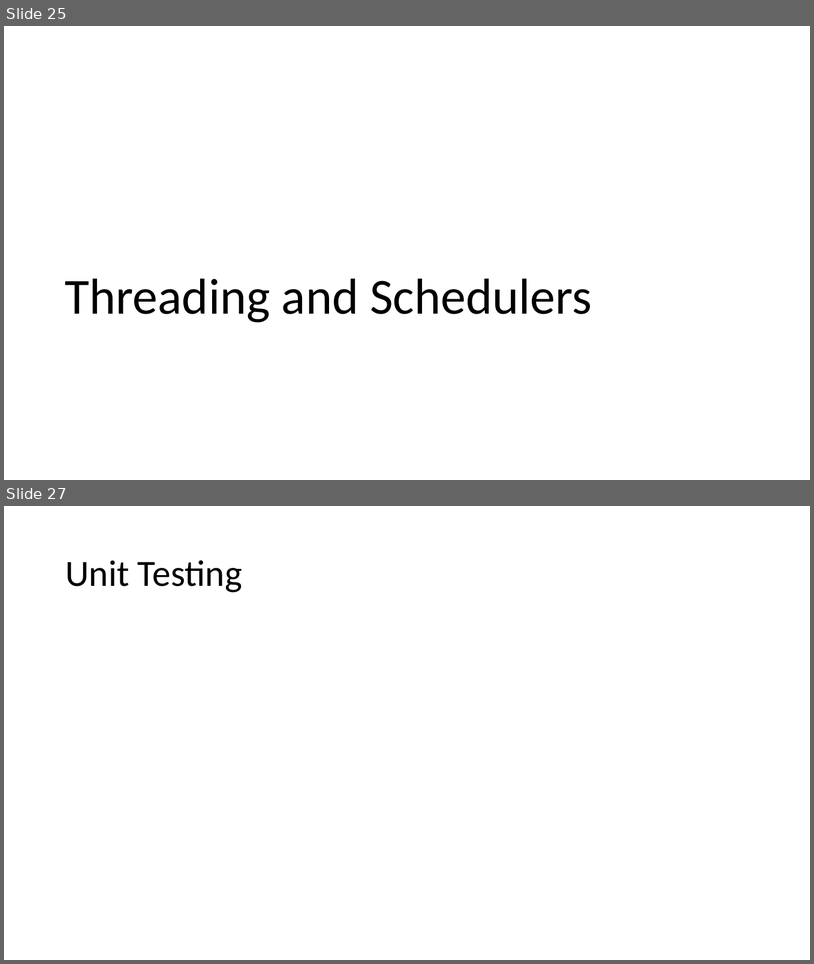
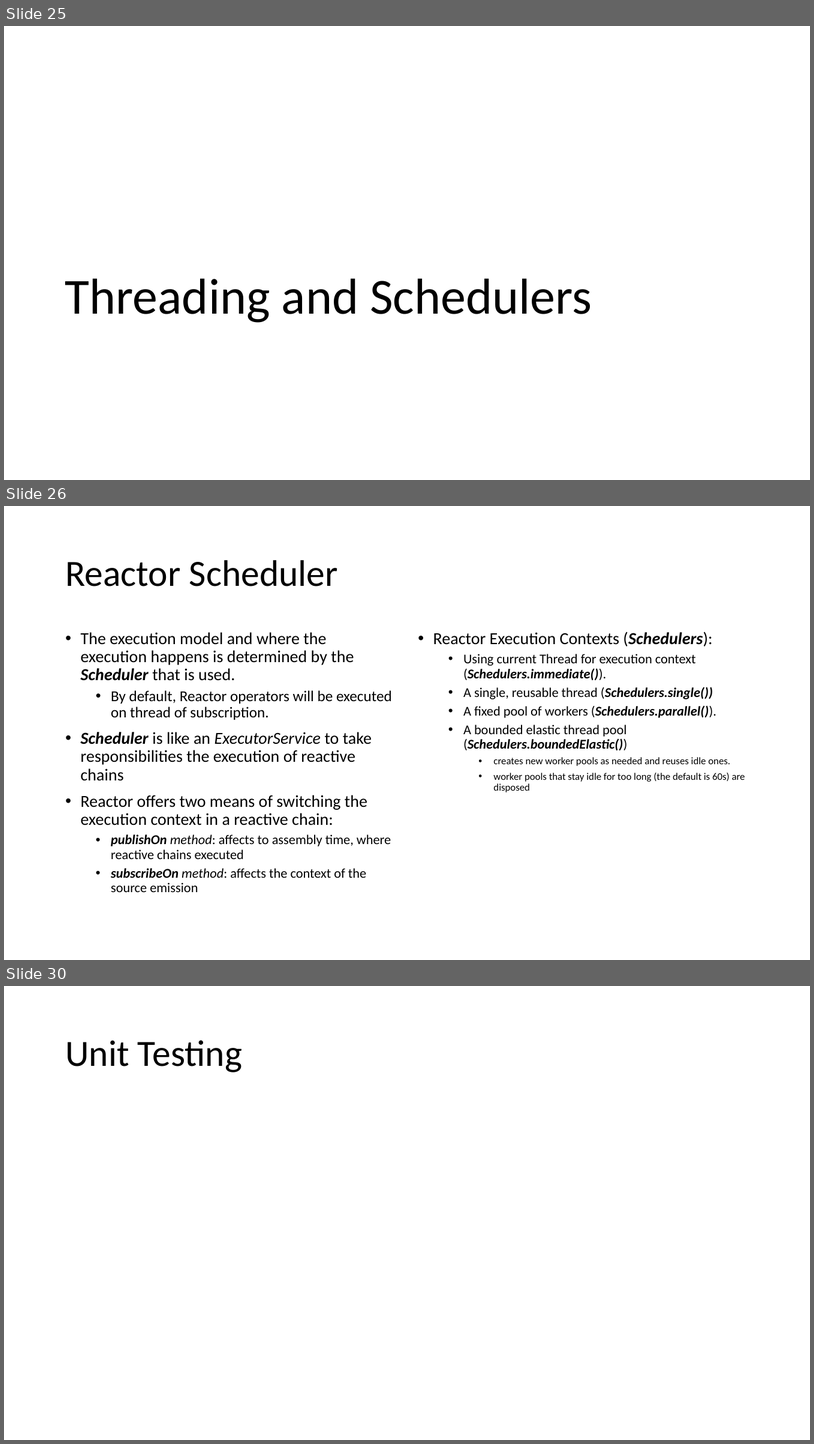
Before and after one commit to vietvuhoang/java-reactor-demo, a slide deck: doc/ReactiveProgramming.Java.pptx. Shown one above the other, each under a label of ours: slides 25 and 27 before the commit, slides 25, 26 and 30 after it; the slides between them are not shown. The pictures are 814x964 and 814x1444 pixels, drawn with LibreOffice and Linux fonts; fonts in the diff are those of the drawing. Boxes give left, top, right and bottom in pixels: in the first picture for what was removed or moved away, otherwise in the second. Text is boxed around its words. In the diff, an @@ line names an element or a change of style, - is before the commit and + after.

Commit message:
Thread and Schedule

```diff
--- a/doc/ReactiveProgramming.Java.pptx
+++ b/doc/ReactiveProgramming.Java.pptx
@@ slide 26 added at (4,506,810,960), background #FFFFFF @@
@@ title added at (65,560,338,586), 44 pt, text #000000 @@
+Reactor Scheduler
@@ text added at (434,631,746,792), 16 pt, text #000000 @@
+• Reactor Execution Contexts (Schedulers):
+  • Using current Thread for execution context (Schedulers.immediate()).
+  • A single, reusable thread (Schedulers.single())
+  • A fixed pool of workers (Schedulers.parallel()).
+  • A bounded elastic thread pool (Schedulers.boundedElastic())
+    • creates new worker pools as needed and reuses idle ones.
+    • worker pools that stay idle for too long (the default is 60s) are disposed
@@ text added at (81,632,392,892), 20 pt, text #000000 @@
+• The execution model and where the execution happens is determined by the Scheduler that is used.
+  • By default, Reactor operators will be executed on thread of subscription.
+• Scheduler is like an ExecutorService to take responsibilities the execution of reactive chains
+• Reactor offers two means of switching the execution context in a reactive chain:
+  • publishOn method: affects to assembly time, where reactive chains executed
+  • subscribeOn method: affects the context of the source emission
@@ what was slide 27 is now slide 30 @@
```
Also in this commit, not shown: 3 other slides added, 1 slide removed, 6 other files.
